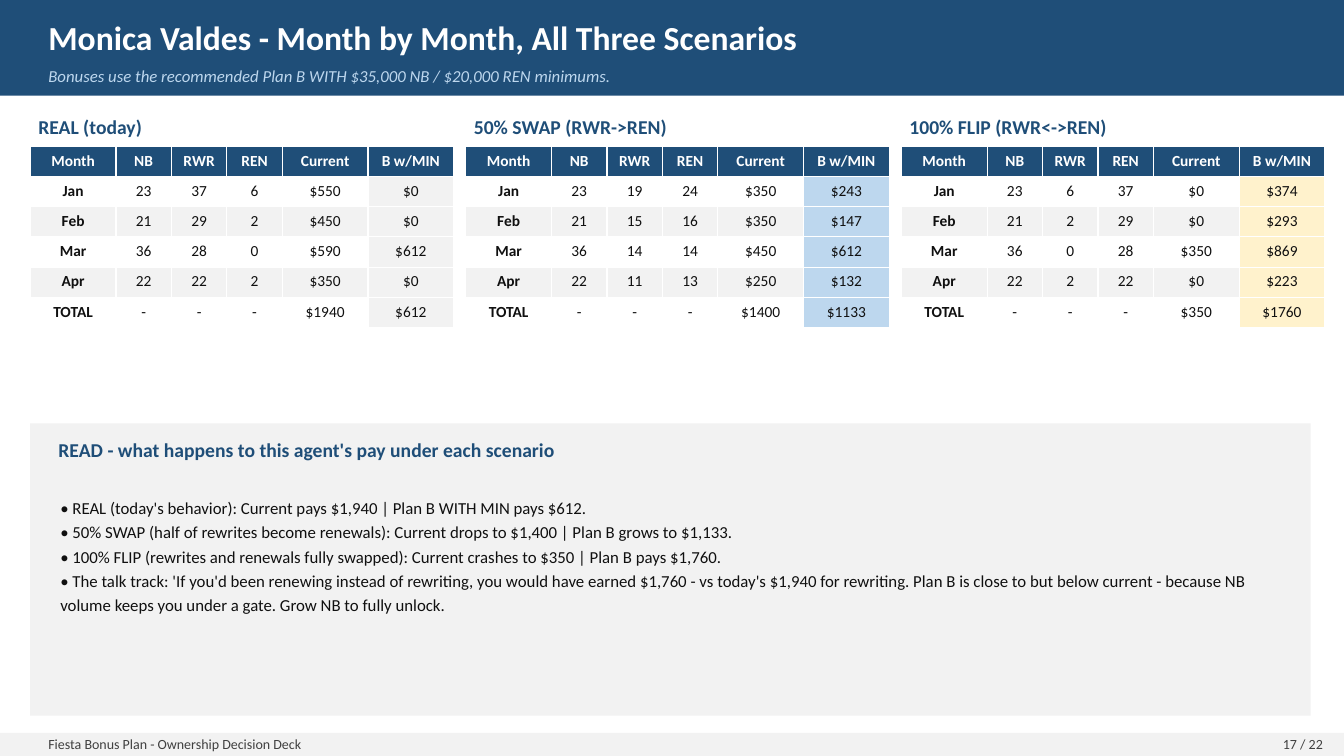
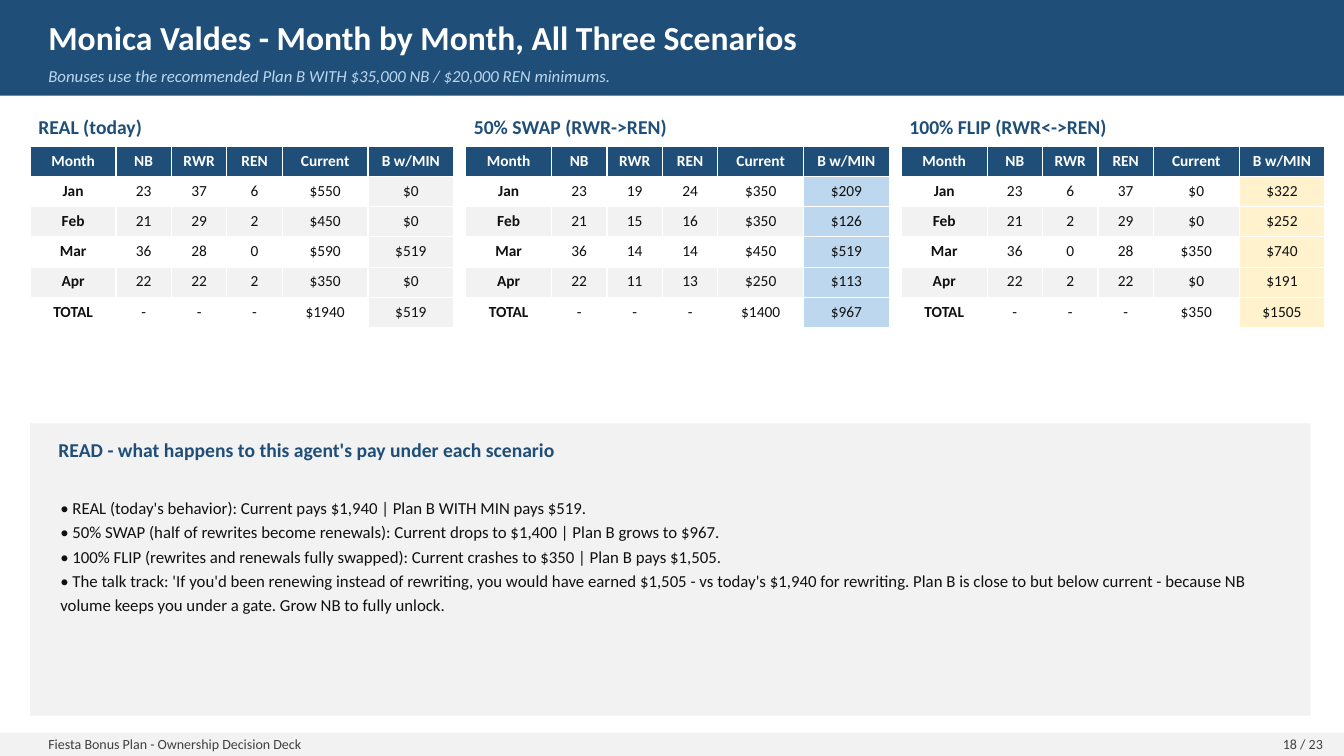
Before and after one commit to FAUS-tech/fiesta-bonus, a slide deck: slide 18 of output/Bonus_Proposal_Presentation.pptx (slide 17 before the commit). Drawn at 1344x756 pixels with LibreOffice and Linux fonts; fonts in the diff are those of the drawing. Boxes give left, top, right and bottom in pixels: in the first picture for what was removed or moved away, otherwise in the second. Text is boxed around its words. In the diff, an @@ line names an element or a change of style, - is before the commit and + after.

```diff
--- a/output/Bonus_Proposal_Presentation.pptx
+++ b/output/Bonus_Proposal_Presentation.pptx
@@ table at [30,146,454,328] @@
-row 4, column 6: $612
+row 4, column 6: $519
-row 6, column 6: $612
+row 6, column 6: $519
@@ table at [466,146,889,328] @@
-row 2, column 6: $243
+row 2, column 6: $209
-row 3, column 6: $147
+row 3, column 6: $126
-row 4, column 6: $612
+row 4, column 6: $519
-row 5, column 6: $132
+row 5, column 6: $113
-row 6, column 6: $1133
+row 6, column 6: $967
@@ table at [901,146,1325,328] @@
-row 2, column 6: $374
+row 2, column 6: $322
-row 3, column 6: $293
+row 3, column 6: $252
-row 4, column 6: $869
+row 4, column 6: $740
-row 5, column 6: $223
+row 5, column 6: $191
-row 6, column 6: $1760
+row 6, column 6: $1505
@@ text at [60,502,1245,614]: text changed @@
-• REAL (today's behavior): Current pays $1,940 | Plan B WITH MIN pays $612.
-• 50% SWAP (half of rewrites become renewals): Current drops to $1,400 | Plan B grows to $1,133.
-• 100% FLIP (rewrites and renewals fully swapped): Current crashes to $350 | Plan B pays $1,760.
-• The talk track: 'If you'd been renewing instead of rewriting, you would have earned $1,760 - vs today's $1,940 for rewriting. Plan B is close to but below current - because NB volume keeps you under a gate. Grow NB to fully unlock.
+• REAL (today's behavior): Current pays $1,940 | Plan B WITH MIN pays $519.
+• 50% SWAP (half of rewrites become renewals): Current drops to $1,400 | Plan B grows to $967.
+• 100% FLIP (rewrites and renewals fully swapped): Current crashes to $350 | Plan B pays $1,505.
+• The talk track: 'If you'd been renewing instead of rewriting, you would have earned $1,505 - vs today's $1,940 for rewriting. Plan B is close to but below current - because NB volume keeps you under a gate. Grow NB to fully unlock.
@@ text at [1283,739,1323,749]: text changed @@
-17 / 22
+18 / 23
```
Also in this commit, not shown: 19 other slides changed, 1 slide added, 3 other files.
